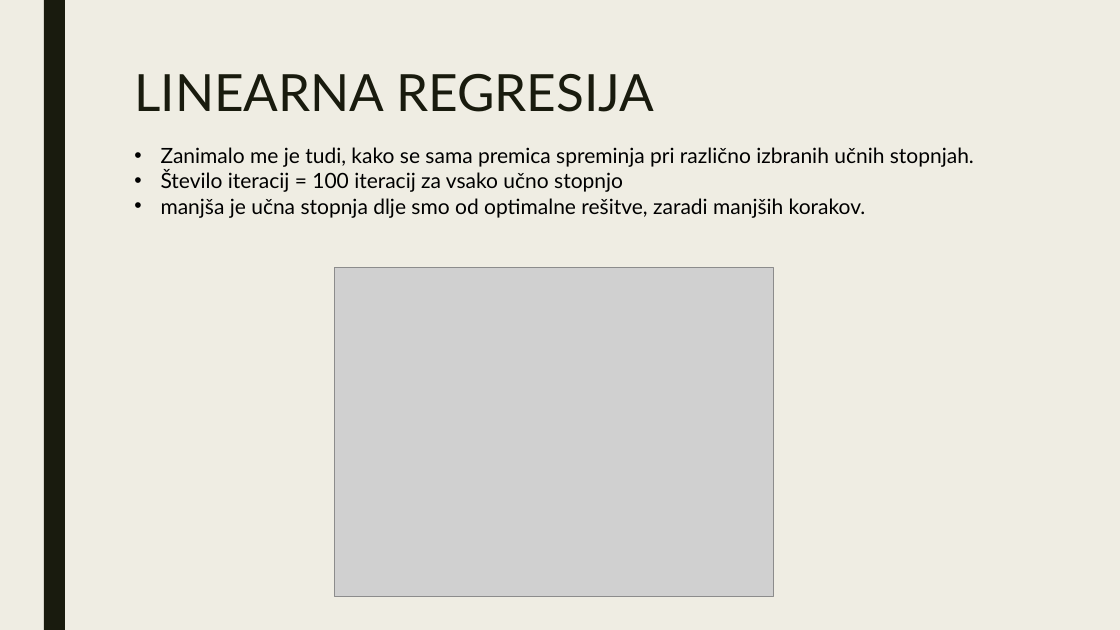
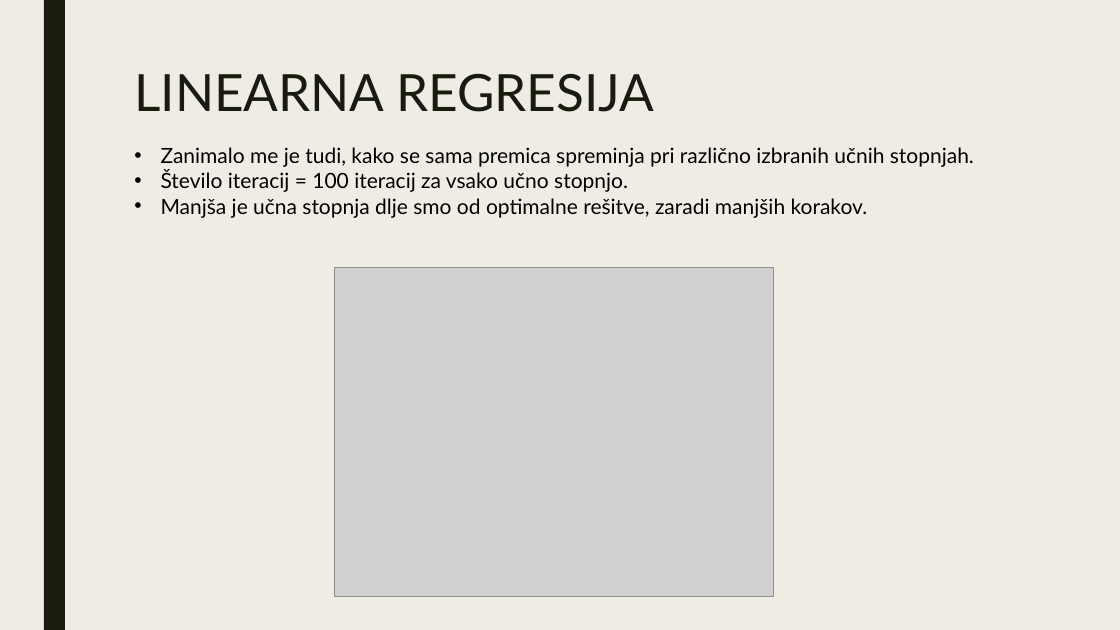
Before and after one commit to anjaplesec/Gradient-Descent, a slide deck: slide 8 of predstavitev.pptx. Drawn at 1120x630 pixels with LibreOffice and Linux fonts; fonts in the diff are those of the drawing; grey boxes stand for pictures. Boxes give left, top, right and bottom in pixels: in the first picture for what was removed or moved away, otherwise in the second. Text is boxed around its words. In the diff, an @@ line names an element or a change of style, - is before the commit and + after.

```diff
--- a/predstavitev.pptx
+++ b/predstavitev.pptx
@@ text at [161, 170, 868, 218]: text changed @@
-• Število iteracij = 100 iteracij za vsako učno stopnjo
-• manjša je učna stopnja dlje smo od optimalne rešitve, zaradi manjših korakov.
+• Število iteracij = 100 iteracij za vsako učno stopnjo.
+• Manjša je učna stopnja dlje smo od optimalne rešitve, zaradi manjših korakov.
```
Also in this commit, not shown: 1 other slide changed, 3 other files.
